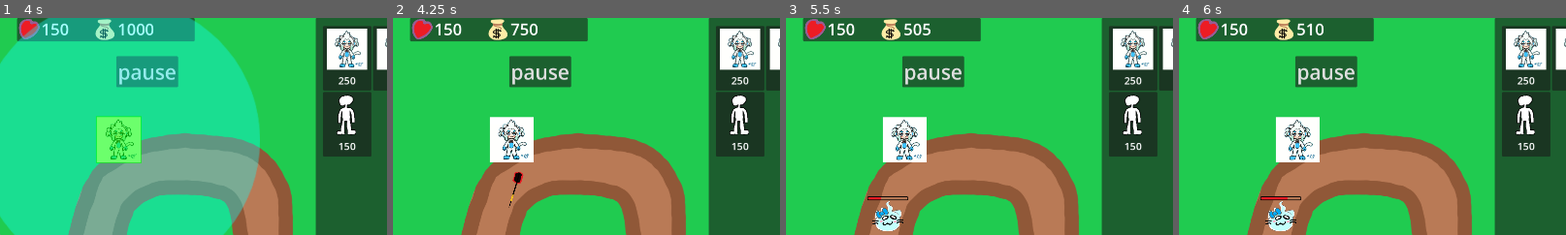
Above: before the commit, frames 1-4 (left to right).
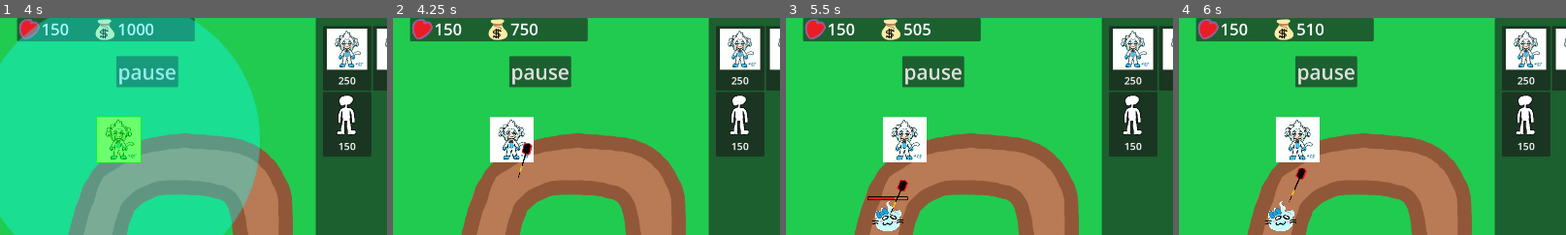
Above: after the commit, the same moments.

Repository: VitaminTree/Minki-Tower-Defense
Game: Godot game, scene res://UI/MainMenu.tscn
Two runs of this game, one before a commit and one after it. Both use one fixed random seed, a clock stepped at 60 frames per second and the inputs below.
Inputs (mouse positions are % of the whole screen's width and height, from its top left):
- Up to frame 1 (4 s): click "Play" at 0.5 s; click "Next Wave" at 1.25 s; click "Next Wave" at 2 s; click "Next Wave" at 2.75 s; drag from (89, 9) to (60, 28) at 3.52 s
- Up to frame 2 (4.25 s): no input
- Up to frame 3 (5.5 s): drag from (96, 9) to (60, 28) at 4.27 s; move the mouse to (89, 24) at 5.02 s; click (89, 24) at 5.17 s
- Up to frame 4 (6 s): drag from (45, 70) to (60, 28) at 5.77 s
The pictures show only the part of the screen within x 45-95%, y 0-50%; the shares and areas given below are measured in that part.

Frame 1 is identical in both runs. In frame 2, 0.3% of the frame differs, in the area x 29-37%, y 57-88%; in frame 3, 0.2%; in frame 4, 0.3%, in the area x 21-34%, y 69-85%.

Commit message:
Added penetration
Towers no longer delete their bullets when they lose their target; Instead, bullets inherently have a timer that, when it reaches zero, will cause the bullet to delete itself.

Additionally, bullets now have a set number of enemies they can interact with. If this number is met, the bullet will delete itself.

Diff:
--- a/Scripts/BasicTower.gd
+++ b/Scripts/BasicTower.gd
@@ -10,12 +10,16 @@
 var objectsInRange = []
 var target
 
-
+# The generic Tower _process function seeks enemies as targets and throws a projectile at it.
+# Do not call this if a custom tower:
+# 		1. Does not have an attack
+#		2. Targets friendly units
+#		3. Indescriminately attacks w/o a specified target
+# This function may become defunct if certain targets need to be untargetable by default towers
+# For example, camoflaged enemies, flying enemies, disguised enemies
 func _process(_delta: float) -> void:
-	# Deletes all darts originating from this tower if there is no wisp in range, or if the target wisp died before a new one could be rechosen
+	# If the target enemy dies or leaves the range of the tower, look for a new target
 	if not is_instance_valid(target):
-		for i in projectileContainer.get_child_count():
-			projectileContainer.get_child(i).queue_free()
 		refresh_targets()
 		return
 	# If there is a wisp to shoot at, look at it and shoot
@@ -54,6 +58,8 @@
 		if furthestTarget == null:
 			furthestTarget = i
 		else:
+			# All enemies follow a path: All enemies therefore have a PathFollow2D as a parent.
+			# If this statement ever becomes untrue, then this line needs to be revised.
 			if i.get_parent().get_progress() > furthestTarget.get_parent().get_progress():
 				furthestTarget = i
 	target = furthestTarget
--- a/Scripts/Dart.gd
+++ b/Scripts/Dart.gd
@@ -1,14 +1,23 @@
 extends Area2D
 
-@export var speed = 200
+@onready var timer: Timer = $Timer
+
+@export var speed: int = 1000
+@export var penetration: int = 1
+
 var direction
 var dartDamage
 
 
 func _physics_process(delta: float) -> void:
+	if timer.is_stopped():
+		queue_free()
 	translate(direction*speed*delta)
 
 func _on_body_entered(body: Node2D) -> void:
 	if "enemy" in body.name:
+		print("pen value: ", str(penetration))
 		body.health -= dartDamage
+		penetration -= 1
+	if penetration <= 0:
 		queue_free()
--- a/Towers/Dart.tscn
+++ b/Towers/Dart.tscn
@@ -8,7 +8,6 @@
 
 [node name="Area2D" type="Area2D"]
 script = ExtResource("1_rulfp")
-speed = 2500
 
 [node name="CollisionShape2D" type="CollisionShape2D" parent="."]
 position = Vector2(16, -2)
@@ -20,4 +19,9 @@
 scale = Vector2(0.5, 0.5)
 texture = ExtResource("2_ih7hh")
 
+[node name="Timer" type="Timer" parent="."]
+wait_time = 5.0
+one_shot = true
+autostart = true
+
 [connection signal="body_entered" from="." to="." method="_on_body_entered"]
